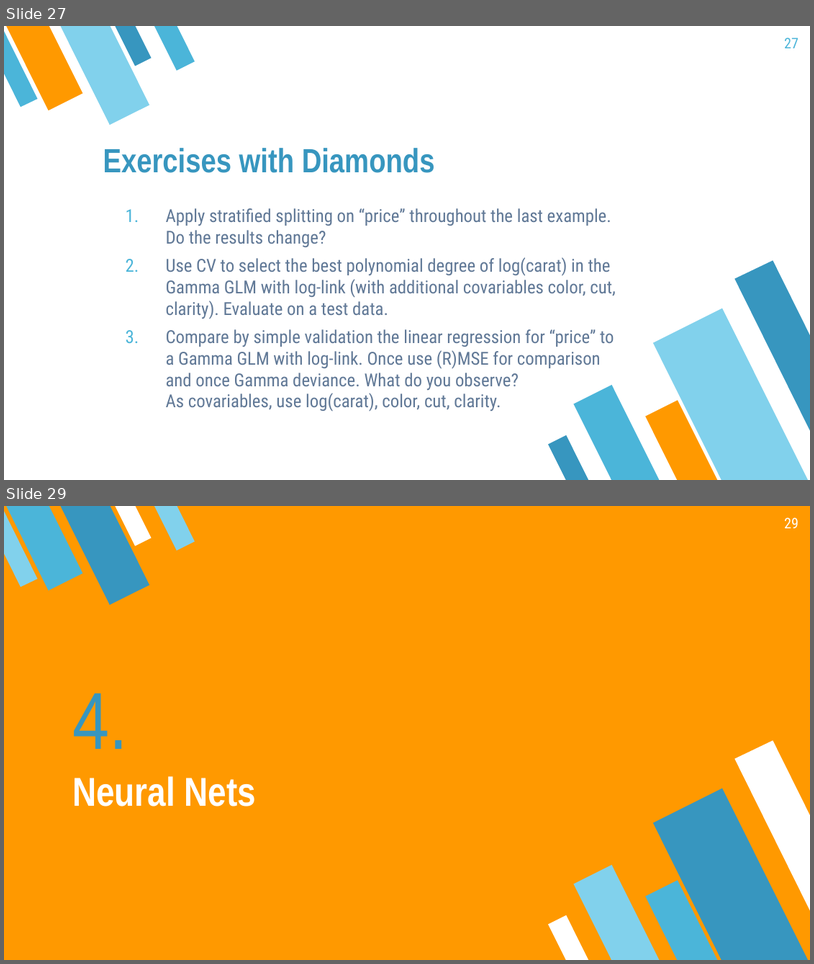
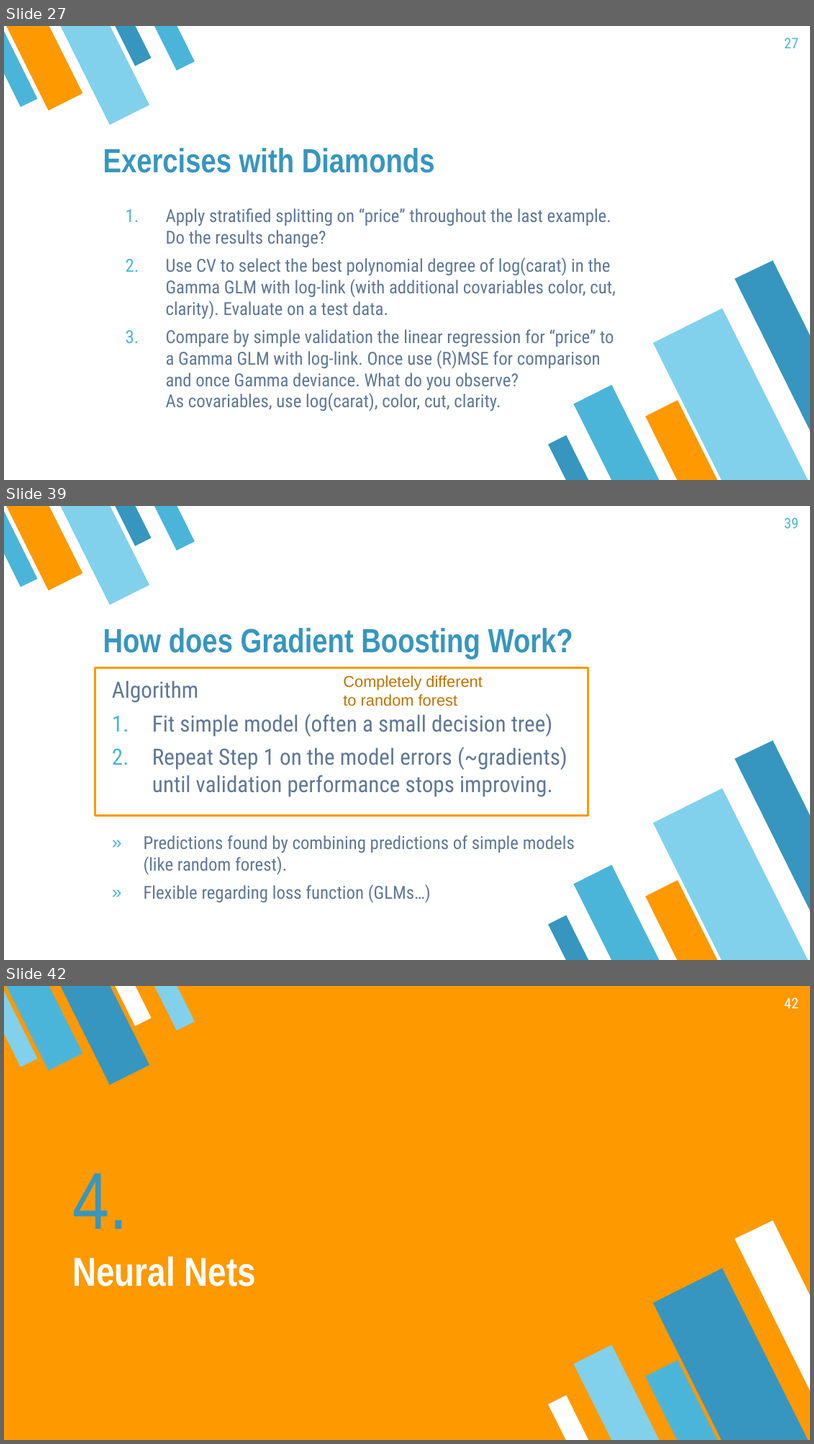
Before and after one commit to mayer79/ml_lecture, a slide deck: slides/DRAFT.pptx. Shown one above the other, each under a label of ours: slides 27 and 29 before the commit, slides 27, 39 and 42 after it; the slides between them are not shown. The pictures are 814x964 and 814x1444 pixels, drawn with LibreOffice and Linux fonts; fonts in the diff are those of the drawing. Boxes give left, top, right and bottom in pixels: in the first picture for what was removed or moved away, otherwise in the second. Text is boxed around its words. In the diff, an @@ line names an element or a change of style, - is before the commit and + after.

Commit message:
review and slides for tree chapter

```diff
--- a/slides/DRAFT.pptx
+++ b/slides/DRAFT.pptx
@@ slide 39 added at bbox=[4, 506, 810, 960], background #FFFFFF; not listed: 10 template elements that a slide beside it also shows @@
@@ page number added at bbox=[784, 518, 799, 528], 13 pt, text #4BB5D9 @@
+39
@@ title added at bbox=[103, 628, 574, 659], 30 pt, text #3796BF, bold @@
+How does Gradient Boosting Work?
@@ text added at bbox=[343, 675, 482, 706], 14 pt, text #BF7300 @@
+Completely different
+to random forest
@@ text added at bbox=[112, 680, 575, 903], 20 pt, text #607896 @@
+Algorithm
+1. Fit simple model (often a small decision tree)
+2. Repeat Step 1 on the model errors (~gradients) until validation performance stops improving.
+» Predictions found by combining predictions of simple models (like random forest).
+» Flexible regarding loss function (GLMs…)
@@ what was slide 29 is now slide 42 @@
@@ page number at bbox=[784, 998, 799, 1008]: text changed @@
-29
+42
```
Also in this commit, not shown: 3 slides changed, 12 other slides added, 3 other files.
